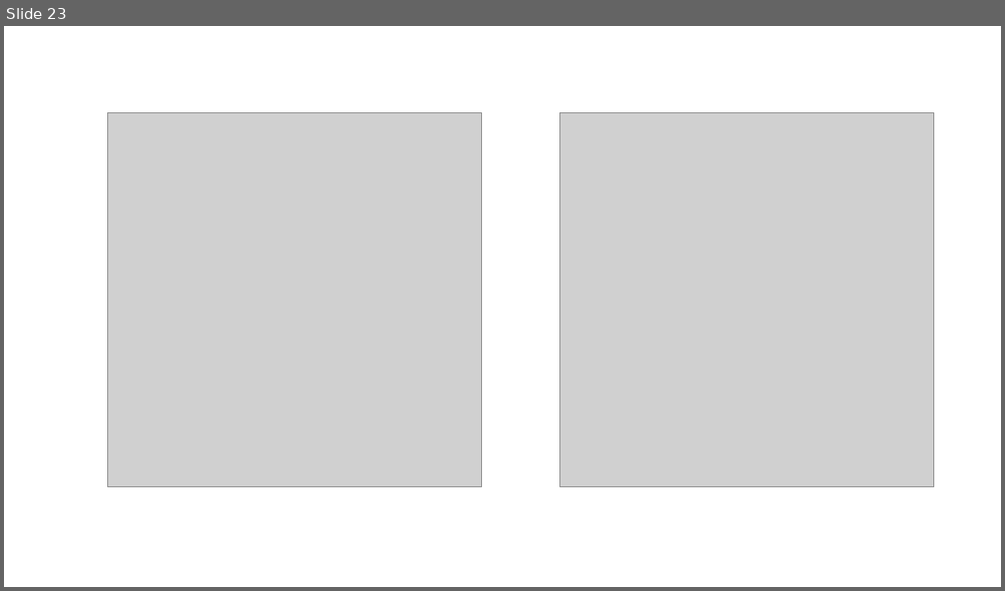
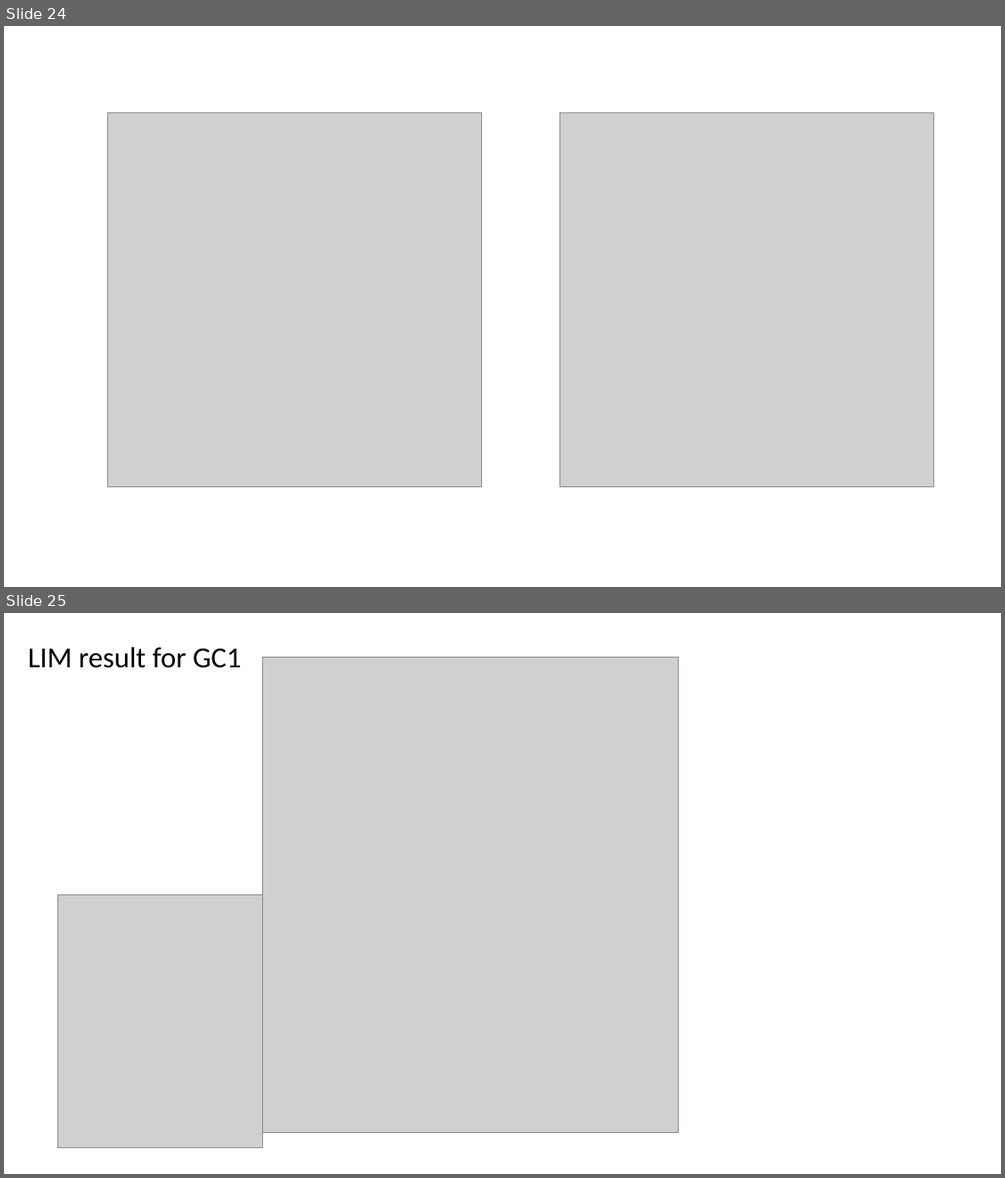
Before and after one commit to chueh1115/GPSC_data, a slide deck: context/thesis_fig.pptx. Shown one above the other, each under a label of ours: slide 23 before the commit, slides 24 and 25 after it. The pictures are 1005x591 and 1005x1178 pixels, drawn with LibreOffice and Linux fonts; fonts in the diff are those of the drawing; grey boxes stand for pictures. Boxes give left, top, right and bottom in pixels: in the first picture for what was removed or moved away, otherwise in the second. Text is boxed around its words. In the diff, an @@ line names an element or a change of style, - is before the commit and + after.

```diff
--- a/context/thesis_fig.pptx
+++ b/context/thesis_fig.pptx
@@ slide 25 added at (4,613,1001,1174), background #FFFFFF @@
@@ text added at (28,647,242,668), 28 pt, text #000000 @@
+LIM result for GC1
@@ picture added at (263,657,678,1132) @@
@@ picture added at (57,895,263,1149) @@
@@ what was slide 23 is now slide 24 @@
```
Also in this commit, not shown: 4 slides changed, 9 other slides added, 10 slides removed, 26 other files.
